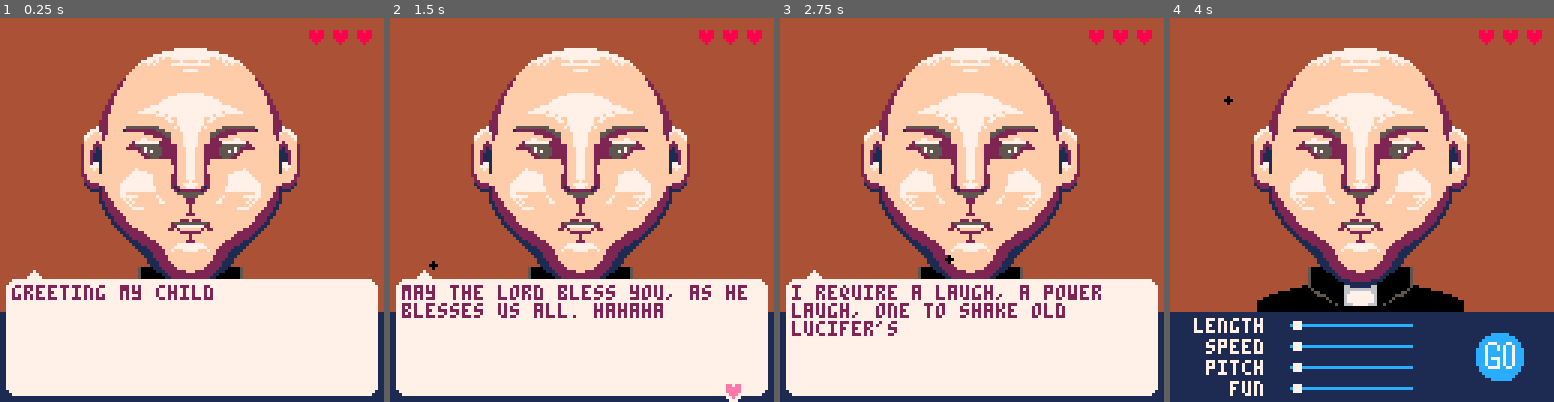
Above: before the commit, frames 1-4 (left to right).
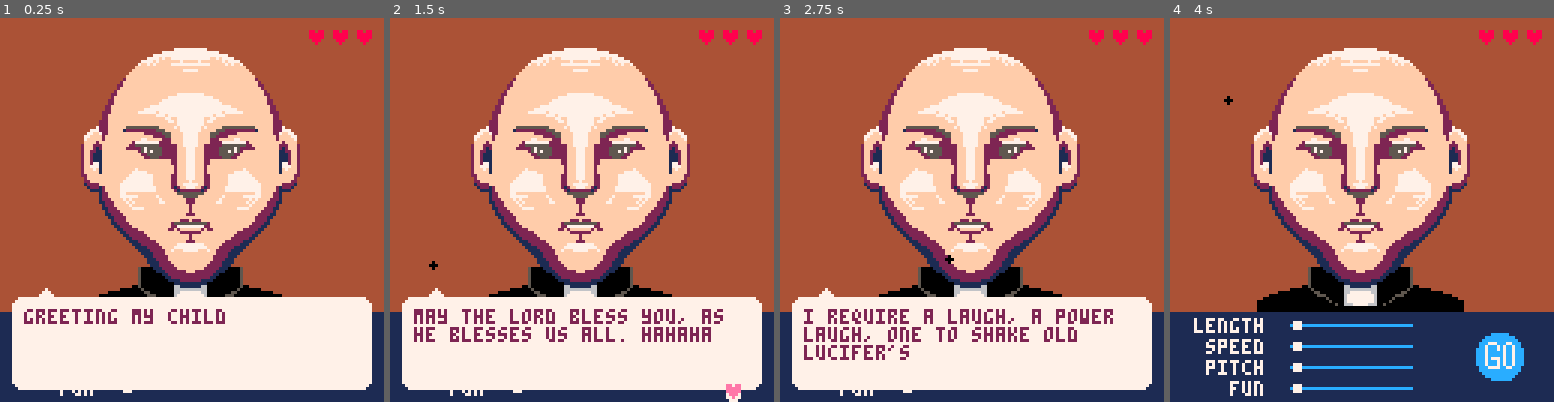
Above: after the commit, the same moments.

Repository: Alfie-Edwards/game-boys
Game: PICO-8 cartridge game.p8
The game is run twice, just before and just after one commit, with the same random seed, the same clock (stepped at 60 frames per second) and the same inputs.
Inputs (mouse positions are in pixels of both pictures, inside the frame that each line leads up to):
- Up to frame 1 (0.25 s): no input
- Up to frame 2 (1.5 s): tap X (X key) at 0.33, 1.07 s; click (670, 121) at 0.67 s; tap O (Z key) at 0.7 s; click (436, 267) at 1.22 s
- Up to frame 3 (2.75 s): tap O (Z key) at 1.7, 2.1, 2.5 s; click (887, 114) at 1.77 s; tap X (X key) at 1.85 s; click (952, 259) at 2.32 s
- Up to frame 4 (4 s): click (1404, 106) at 2.87 s; tap O (Z key) at 2.9, 3.3, 3.7 s; tap X (X key) at 2.97 s; click (1465, 256) at 3.42 s; click (1231, 102) at 3.97 s

The runs differ from the first frame. In frame 1, 7.8% of the frame differs, in the area x 1-99%, y 65-99%; in frame 2, 9.7%; in frame 3, 10%; in frame 4, nothing differs.

Commit message:
Shrinking dialogue box

Diff:
--- a/game.p8
+++ b/game.p8
@@ -41,8 +41,8 @@
 laugh_durations = { 2, 1.25, 0.75 }
 
 -- Speech bubble dimensions ---
-max_line_len = 30
-max_lines = 6
+max_line_len = 28
+max_lines = 4
 
 function _init()
 	pal_light_red()
@@ -264,16 +264,16 @@
     if saying then
         pal_light_red()
         color(5)
-        rectfill(5, 87, 122, 125)
-        rectfill(2, 90, 125, 122)
-        circfill(5, 90, 3)
-        circfill(122, 90, 3)
-        circfill(5, 122, 3)
-        circfill(122, 122, 3)
-        print("◆", 8, 84)
+        rectfill(7, 93, 120, 123)
+        rectfill(4, 96, 123, 120)
+        circfill(7, 96, 3)
+        circfill(120, 96, 3)
+        circfill(7, 120, 3)
+        circfill(120, 120, 3)
+        print("◆", 12, 90)
 
 		color(1)
-		print(sub(saying.paras[saying.para], 1, saying.char), 4, 89)
+		print(sub(saying.paras[saying.para], 1, saying.char), 8, 97)
 
 		if saying_para_done() and strobe(0.66, t_para_completed) then
 			color(5)
